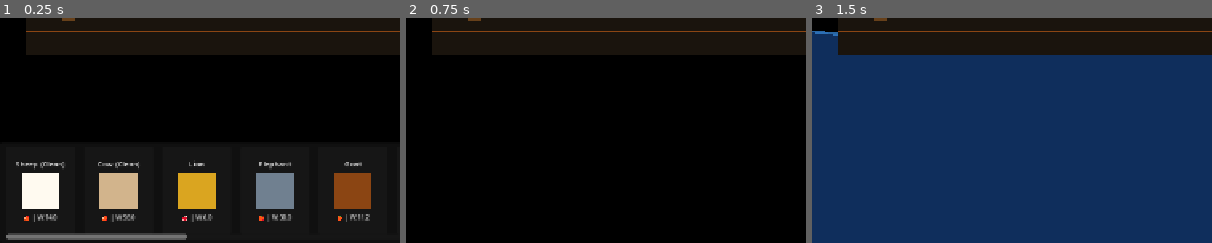
Above: before the commit, frames 1-3 (left to right).
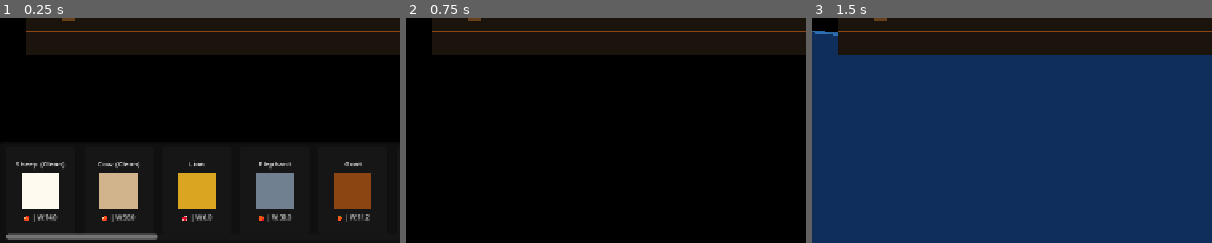
Above: after the commit, the same moments.

Repository: AirtisTech/project_covenant1
Game: Godot game, scene res://scenes/world/ark_scene.tscn
Two runs of this game, one before a commit and one after it. Both use one fixed random seed, a clock stepped at 60 frames per second and the inputs below.
Inputs:
- Up to frame 1 (0.25 s): no input
- Up to frame 2 (0.75 s): click "🌊 洪水已至，登船！" at 0.5 s
- Up to frame 3 (1.5 s): click "⏩ 测试: 跳到大洪水" at 1.25 s
The pictures show only the part of the screen within x 0-50%, y 50-100%; the shares and areas given below are measured in that part.

The runs differ from the first frame. In frame 1, 0.2% of the frame differs, in the area x 39-47%, y 95-99%; in frame 2, nothing differs; in frame 3, nothing differs.

Commit message:
Improve: Use direct method calls and add more animals
- Fix ark_system: replace .call() with direct method calls for consume_faith, add_faith, and set_species_placed
- Add 10 new animal species: yak, buffalo, moose, bison, walrus, seal, pangolin, anteater, tapir

Diff:
--- a/scripts/globals/layout_manager.gd
+++ b/scripts/globals/layout_manager.gd
@@ -576,3 +576,98 @@
 	heron.placement_faith_cost = 0.5
 	heron.visual_color = Color(0.5, 0.55, 0.6)
 	species_list.append(heron)
+
+	# ===== 更多独特动物 =====
+	var yak = AnimalSpeciesClass.new()
+	yak.species_name = "Yak"
+	yak.description = "高原的负重能手。"
+	yak.is_clean = true
+	yak.base_width_cubits = 6.0
+	yak.base_weight = 5.0
+	yak.placement_faith_cost = 1.8
+	yak.visual_color = Color(0.3, 0.25, 0.2)
+	species_list.append(yak)
+
+	var buffalo = AnimalSpeciesClass.new()
+	buffalo.species_name = "Water Buffalo"
+	buffalo.description = "善于游泳的水牛。"
+	buffalo.is_clean = true
+	buffalo.base_width_cubits = 7.0
+	buffalo.base_weight = 6.0
+	buffalo.placement_faith_cost = 2.0
+	buffalo.visual_color = Color(0.35, 0.35, 0.4)
+	species_list.append(buffalo)
+
+	var moose = AnimalSpeciesClass.new()
+	moose.species_name = "Moose"
+	moose.description = "巨大的北方鹿科动物。"
+	moose.is_clean = true
+	moose.base_width_cubits = 8.0
+	moose.base_weight = 7.0
+	moose.placement_faith_cost = 2.5
+	moose.visual_color = Color(0.4, 0.3, 0.25)
+	species_list.append(moose)
+
+	var bison = AnimalSpeciesClass.new()
+	bison.species_name = "Bison"
+	bison.description = "北美大平原的野牛。"
+	bison.is_clean = true
+	bison.base_width_cubits = 8.0
+	bison.base_weight = 8.0
+	bison.placement_faith_cost = 2.5
+	bison.visual_color = Color(0.45, 0.4, 0.35)
+	species_list.append(bison)
+
+	var walrus = AnimalSpeciesClass.new()
+	walrus.species_name = "Walrus"
+	walrus.description = "北极的大型海洋哺乳动物。"
+	walrus.is_clean = false
+	walrus.diet = AnimalSpeciesClass.Diet.OMNIVORE
+	walrus.base_width_cubits = 10.0
+	walrus.base_weight = 12.0
+	walrus.placement_faith_cost = 4.0
+	walrus.visual_color = Color(0.55, 0.45, 0.4)
+	species_list.append(walrus)
+
+	var seal = AnimalSpeciesClass.new()
+	seal.species_name = "Seal"
+	seal.description = "可爱的大型海豹。"
+	seal.is_clean = false
+	seal.diet = AnimalSpeciesClass.Diet.CARNIVORE
+	seal.base_width_cubits = 5.0
+	seal.base_weight = 4.0
+	seal.placement_faith_cost = 2.0
+	seal.visual_color = Color(0.5, 0.5, 0.55)
+	species_list.append(seal)
+
+	var pangolin = AnimalSpeciesClass.new()
+	pangolin.species_name = "Pangolin"
+	pangolin.description = "独特的鳞甲哺乳动物。"
+	pangolin.is_clean = false
+	pangolin.diet = AnimalSpeciesClass.Diet.CARNIVORE
+	pangolin.base_width_cubits = 3.0
+	pangolin.base_weight = 1.5
+	pangolin.placement_faith_cost = 1.5
+	pangolin.visual_color = Color(0.45, 0.4, 0.35)
+	species_list.append(pangolin)
+
+	var anteater = AnimalSpeciesClass.new()
+	anteater.species_name = "Anteater"
+	anteater.description = "以蚂蚁为食的奇特动物。"
+	anteater.is_clean = false
+	anteater.diet = AnimalSpeciesClass.Diet.CARNIVORE
+	anteater.base_width_cubits = 5.0
+	anteater.base_weight = 2.5
+	anteater.placement_faith_cost = 1.8
+	anteater.visual_color = Color(0.45, 0.4, 0.35)
+	species_list.append(anteater)
+
+	var tapir = AnimalSpeciesClass.new()
+	tapir.species_name = "Tapir"
+	tapir.description = "形状奇特的有蹄动物。"
+	tapir.is_clean = false
+	tapir.base_width_cubits = 5.0
+	tapir.base_weight = 3.5
+	tapir.placement_faith_cost = 1.8
+	tapir.visual_color = Color(0.25, 0.25, 0.3)
+	species_list.append(tapir)
--- a/scripts/world/ark_system.gd
+++ b/scripts/world/ark_system.gd
@@ -206,7 +206,7 @@
 
 	if best_gy != -1 and _can_place_here(snap_coord, species):
 		var gm = get_node_or_null("/root/GameManager")
-		if gm and gm.call("consume_faith", species.placement_faith_cost):
+		if gm and gm.consume_faith(species.placement_faith_cost):
 			_do_place(snap_coord, species)
 			return true
 	return false
@@ -256,9 +256,9 @@
 		visual.queue_free()
 		cage_visuals.erase(Vector2i(start_x, coord.y))
 	var lm = get_node_or_null("/root/LayoutManager")
-	if lm: lm.call("set_species_placed", species, false)
+	if lm: lm.set_species_placed(species, false)
 	var gm = get_node_or_null("/root/GameManager")
-	if gm: gm.call("add_faith", species.placement_faith_cost)
+	if gm: gm.add_faith(species.placement_faith_cost)
 
 func get_path_to_pos(s, t): return PackedVector2Array([s, t])
 
